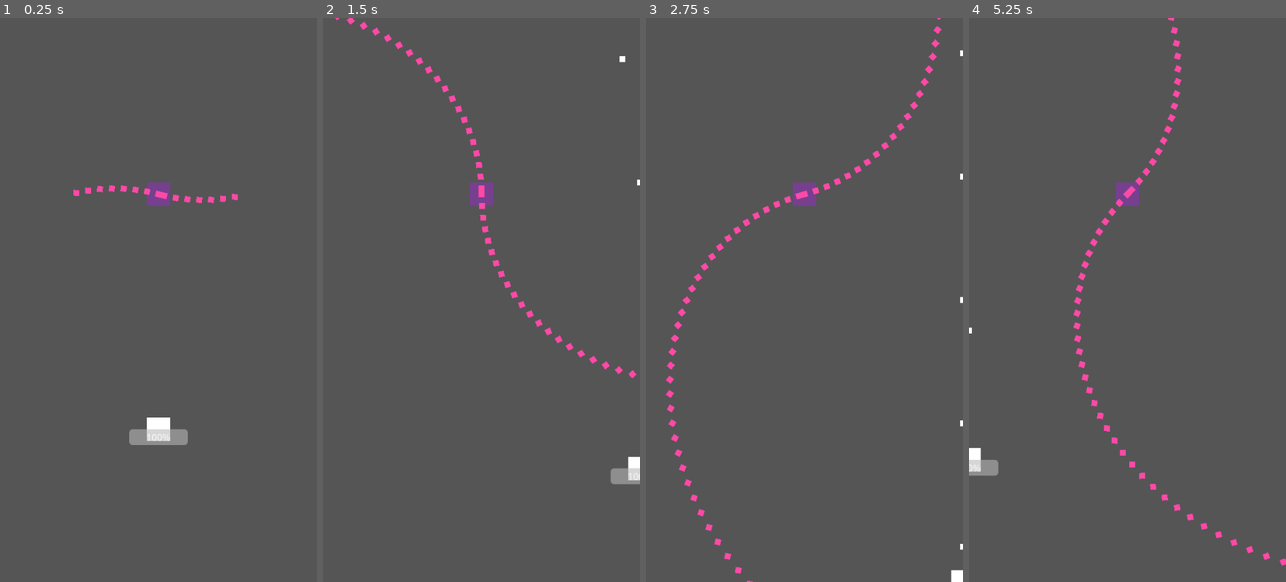
Above: before the commit, frames 1-4 (left to right).
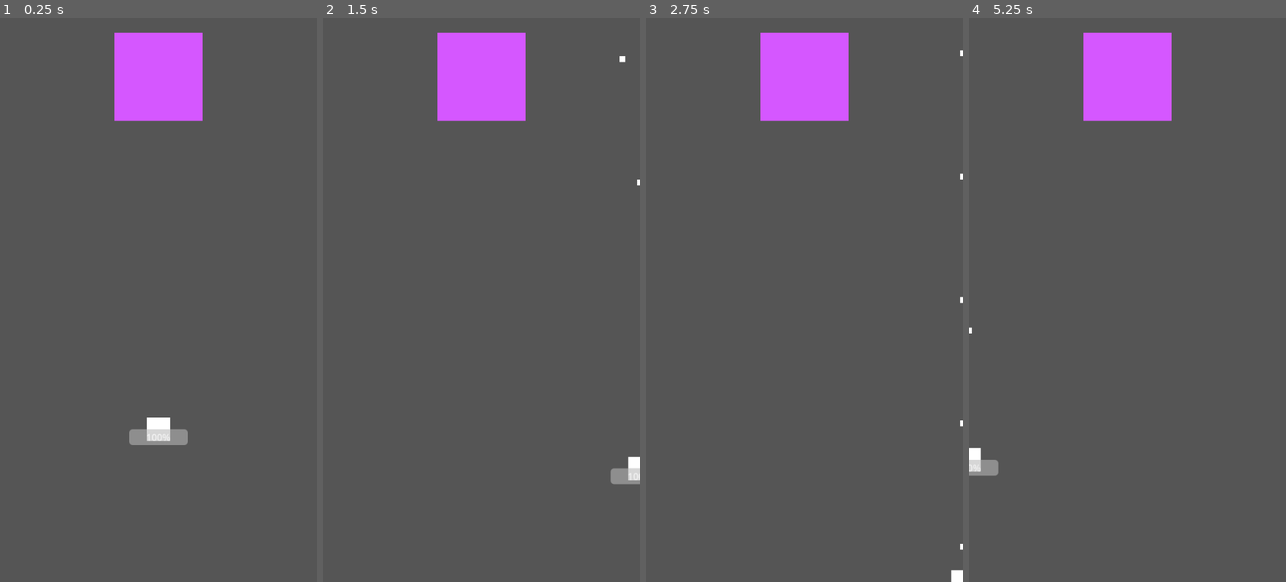
Above: after the commit, the same moments.

Repository: MotiTohu/bool-let
Game: Godot game, scene res://main.tscn
The game is run twice, just before and just after one commit, with the same random seed, the same clock (stepped at 60 frames per second) and the same inputs.
Inputs:
- Up to frame 1 (0.25 s): no input
- Up to frame 2 (1.5 s): hold D (move_right) 0.53-1.28 s; hold Space (fire) 0.53-1.28 s; hold S (move_down) from 1.28 s (still down); tap Shift (move_shift) at 1.35 s
- Up to frame 3 (2.75 s): release S (move_down) at 2.03 s; hold D (move_right) from 2.03 s (still down); hold Space (fire) from 2.03 s (still down)
- Up to frame 4 (5.25 s): release D (move_right) at 2.78 s; release Space (fire) at 2.78 s; hold W (move_up) 2.78-3.53 s; tap Shift (move_shift) at 2.85, 4.35 s; hold Space (fire) 3.53-4.28 s; hold A (move_left) 3.53-5.03 s; hold S (move_down) from 5.03 s (still down); hold Space (fire) from 5.03 s (still down)

The runs differ from the first frame. In frame 1, 4.9% of the frame differs, in the area x 23-76%, y 2-34%; in frame 2, 5.4%; in frame 3, 5.8%, in the area x 6-94%, y 0-100%; in frame 4, 5.7%.

Commit message:
added homing ammo

Diff:
--- a/shooting_tutorial/boss_test.gd
+++ b/shooting_tutorial/boss_test.gd
@@ -1,8 +1,8 @@
 extends Area2D
 var angle = 0
 const bullet = preload("res://enemy_bullet.tscn")
-@onready
-var player := $"/root/Main/player"
+const missile = preload("res://homing_missile.tscn")
+@onready var player := $"/root/Main/player"
 
 # Called when the node enters the scene tree for the first time.
 func _ready():
@@ -50,7 +50,12 @@
 			print(angle)
 		await get_tree().create_timer(0.1).timeout
 
+func homing_missile():
+	var homing_missile1 = missile.instantiate()
+	angle = global_position.angle_to_point(player.global_position)
+	homing_missile1.rotation_degrees = angle
+	add_child(homing_missile1)
 
 func _on_timer_timeout():
-	pass
-	#shootforp()
+	#pass
+	homing_missile()
--- a/shooting_tutorial/enemy.gd
+++ b/shooting_tutorial/enemy.gd
@@ -10,9 +10,9 @@
 
 # Called every frame. 'delta' is the elapsed time since the previous frame.
 func _process(delta):
-#	pass
-	var bullet1 = bullet.instantiate()
-	angle += 90.1*angle_plusminus
-	bullet1.rotation_degrees = angle
-	add_child(bullet1)
-	await get_tree().create_timer(0.2).timeout
+	pass
+#	var bullet1 = bullet.instantiate()
+#	angle += 90.1*angle_plusminus
+#	bullet1.rotation_degrees = angle
+#	add_child(bullet1)
+#	await get_tree().create_timer(0.2).timeout
--- a/shooting_tutorial/enemy_bullet.gd
+++ b/shooting_tutorial/enemy_bullet.gd
@@ -10,6 +10,7 @@
 # Called every frame. 'delta' is the elapsed time since the previous frame.
 func _process(delta):
 	velocity = transform.x * speed
+	#print(velocity)
 	position += velocity * delta
 
 
--- /dev/null
+++ b/shooting_tutorial/homing_missile.gd
@@ -0,0 +1,54 @@
+extends Area2D
+@export var speed = 100
+@export var rotationdeg = 20
+var angle:float
+var velocity:Vector2
+@onready var tween = get_tree().create_tween()
+@onready var player := $"/root/Main/player"
+var lastangle = 180
+
+
+# Called when the node enters the scene tree for the first time.
+func _ready():
+	rotation = PI/2.0
+
+
+# Called every frame. 'delta' is the elapsed time since the previous frame.
+func _process(delta):
+	rotation = fmod(rotation,PI*2)
+	var angle = global_position.angle_to_point(player.global_position)
+	if angle - rotation > PI:
+		angle -= PI * 2
+	if angle - rotation < -PI:
+		angle += PI * 2
+	if tween:
+		tween.kill()
+	tween = create_tween()
+	tween.tween_property(self,"rotation", angle - rotation,2).as_relative()
+	tween.play()
+#	var temp_angle = global_position.angle_to_point(player.global_position)
+#	var angle_delta
+#	if abs(temp_angle - angle) < rotationdeg:
+#		angle = temp_angle
+#	else:
+#		if angle <= 180:
+#			if temp_angle - angle < 180:
+#				angle_delta = 1
+#			else:
+#				angle_delta = -1
+#		else:
+#			if angle - temp_angle < 180:
+#				angle_delta = -1
+#			else:
+#				angle_delta = 1
+#		angle = angle + angle_delta*rotationdeg
+#	print(angle)
+#	velocity = Vector2(cos(angle/180*PI), sin(angle/180*PI))
+#	velocity.normalized()
+	velocity = transform.x * speed
+	position += velocity * delta
+
+
+func _on_visible_on_screen_notifier_2d_screen_exited():
+	print("deleted")
+	queue_free()
--- /dev/null
+++ b/shooting_tutorial/homing_missile.tscn
@@ -0,0 +1,22 @@
+[gd_scene load_steps=3 format=3 uid="uid://bkessyixc4x6e"]
+
+[ext_resource type="Script" path="res://homing_missile.gd" id="1_hp3jc"]
+
+[sub_resource type="RectangleShape2D" id="RectangleShape2D_vgtuh"]
+
+[node name="homing_missile" type="Area2D"]
+script = ExtResource("1_hp3jc")
+
+[node name="CollisionShape2D" type="CollisionShape2D" parent="."]
+shape = SubResource("RectangleShape2D_vgtuh")
+
+[node name="ColorRect" type="ColorRect" parent="."]
+offset_left = -10.0
+offset_top = -10.0
+offset_right = 10.0
+offset_bottom = 10.0
+color = Color(0.943689, 0.525058, 0.559006, 1)
+
+[node name="VisibleOnScreenNotifier2D" type="VisibleOnScreenNotifier2D" parent="."]
+
+[connection signal="screen_exited" from="VisibleOnScreenNotifier2D" to="." method="_on_visible_on_screen_notifier_2d_screen_exited"]
Not shown: 1 places in shooting_tutorial/main.tscn that only renumber resources
Not shown, added: shooting_tutorial/hom8036.tmp
